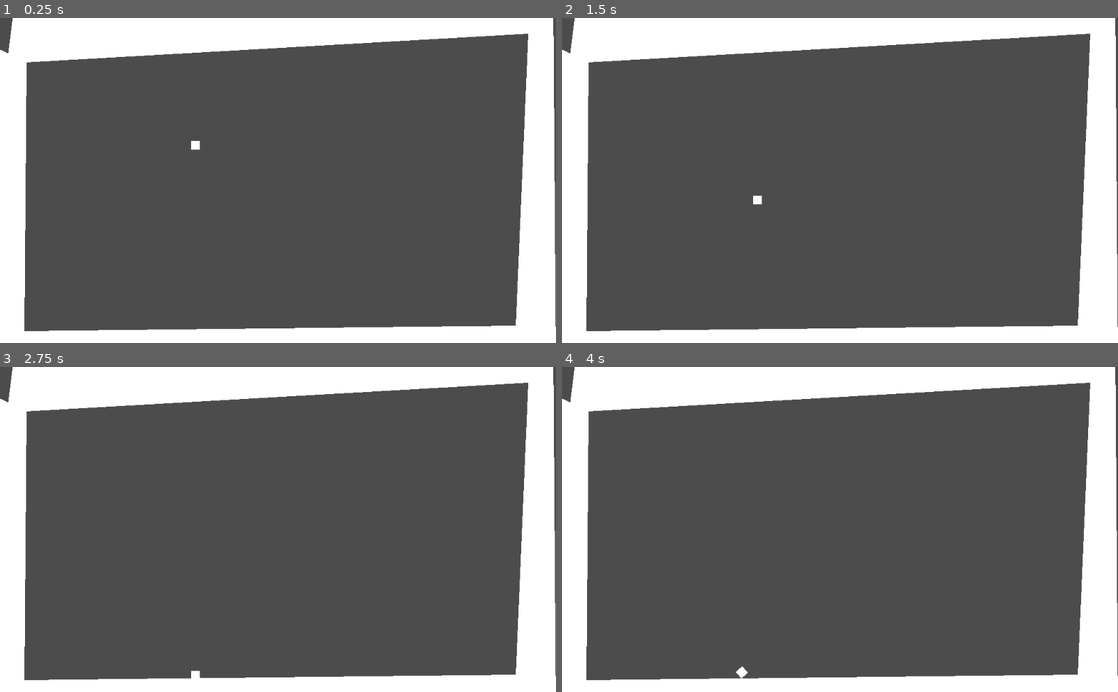
Above: before the commit, frames 1-4 (two rows, left to right).
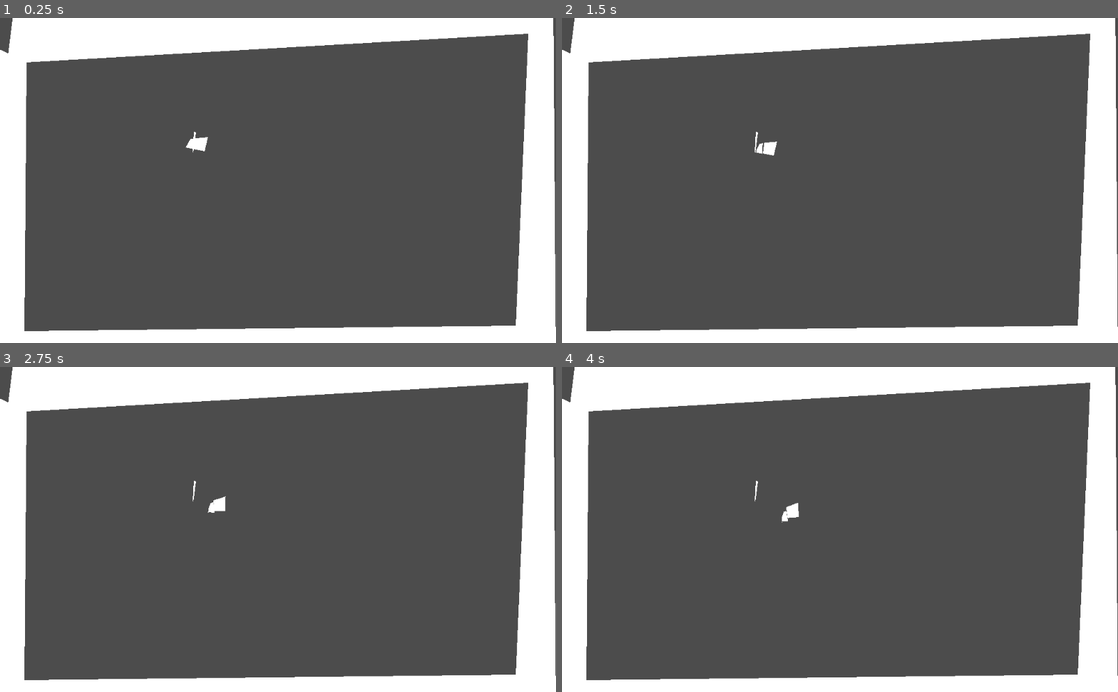
Above: after the commit, the same moments.

Repository: kennethbchen/Space-Chef-Game
Game: Godot game, scene res://Game.tscn
Same seed, same stepped clock (60 frames per second), same inputs: the game is played once before the commit and once after it.
Inputs (mouse positions are in pixels of both pictures, inside the frame that each line leads up to):
- Up to frame 1 (0.25 s): no input
- Up to frame 2 (1.5 s): move the mouse to (962, 164) at 0.52 s; click (962, 164) at 0.67 s; move the mouse to (728, 196) at 1.27 s; click (728, 196) at 1.42 s
- Up to frame 3 (2.75 s): move the mouse to (333, 458) at 2.02 s; click (333, 458) at 2.17 s
- Up to frame 4 (4 s): move the mouse to (812, 594) at 2.77 s; click (812, 594) at 2.92 s; move the mouse to (1006, 578) at 3.52 s; click (1006, 578) at 3.67 s

The runs differ from the first frame. In frame 1, 0.1% of the frame differs, in the area x 33-38%, y 35-42%; in frame 2, 0.2%, in the area x 34-39%, y 35-58%; in frame 3, 0.2%; in frame 4, 0.2%.

Commit message:
Added fracture util and rigidbody2d from fracturing library

Diff:
--- a/Game.tscn
+++ b/Game.tscn
@@ -1,25 +1,32 @@
-[gd_scene load_steps=3 format=2]
+[gd_scene load_steps=4 format=2]
 
-[ext_resource path="res://Sprites/Square.png" type="Texture" id=1]
-
-[sub_resource type="RectangleShape2D" id=1]
-extents = Vector2( 8, 8 )
+[ext_resource path="res://Libraries/polygon2d-fracture/RigidBody2D.gd" type="Script" id=1]
+[ext_resource path="res://Scripts/Game.gd" type="Script" id=3]
+[ext_resource path="res://Scenes/BaseObject.tscn" type="PackedScene" id=4]
 
 [node name="Game" type="Node2D"]
+script = ExtResource( 3 )
+base_object = ExtResource( 4 )
 
-[node name="RigidBody2D" type="RigidBody2D" parent="."]
-position = Vector2( 360, 232 )
+[node name="Walls" type="StaticBody2D" parent="."]
 
-[node name="Sprite" type="Sprite" parent="RigidBody2D"]
-texture = ExtResource( 1 )
-
-[node name="CollisionShape2D" type="CollisionShape2D" parent="RigidBody2D"]
-shape = SubResource( 1 )
-
-[node name="StaticBody2D" type="StaticBody2D" parent="."]
-
-[node name="Polygon2D" type="CollisionPolygon2D" parent="StaticBody2D"]
+[node name="Polygon2D" type="CollisionPolygon2D" parent="Walls"]
 polygon = PoolVector2Array( 49, 82, 45, 578, 950, 568, 973, 29, 13, 84, 26, -22, 1019, -34, 1024, 637, -43, 623, -15, 51 )
 
-[node name="Polygon2D2" type="Polygon2D" parent="StaticBody2D"]
+[node name="Polygon2D2" type="Polygon2D" parent="Walls"]
 polygon = PoolVector2Array( 49, 82, 45, 578, 950, 568, 973, 29, 13, 84, 26, -22, 1019, -34, 1024, 637, -43, 623, -15, 51 )
+
+[node name="CutSource" type="Polygon2D" parent="."]
+polygon = PoolVector2Array( 355, 247, 357, 210, 361, 211, 356, 249 )
+
+[node name="Objects" type="Node" parent="."]
+
+[node name="BaseObject" type="RigidBody2D" parent="Objects"]
+position = Vector2( 360, 232 )
+script = ExtResource( 1 )
+
+[node name="CollisionPolygon2D" type="CollisionPolygon2D" parent="Objects/BaseObject"]
+polygon = PoolVector2Array( -9, -9, -18, 7, 17, 14, 23, -12 )
+
+[node name="Polygon2D" type="Polygon2D" parent="Objects/BaseObject"]
+polygon = PoolVector2Array( -9, -9, -18, 7, 17, 14, 23, -12 )
--- /dev/null
+++ b/Libraries/polygon2d-fracture/FractureUtil.gd
@@ -0,0 +1,99 @@
+class_name FractureUtil
+
+
+
+
+# MIT License
+# -----------------------------------------------------------------------
+#                       This file is part of:
+#                     GODOT Polygon 2D Fracture
+#           https://github.com/SoloByte/godot-polygon2d-fracture
+# -----------------------------------------------------------------------
+# Copyright (c) 2021 David Grueneis
+#
+# Permission is hereby granted, free of charge, to any person obtaining a copy
+# of this software and associated documentation files (the "Software"), to deal
+# in the Software without restriction, including without limitation the rights
+# to use, copy, modify, merge, publish, distribute, sublicense, and/or sell
+# copies of the Software, and to permit persons to whom the Software is
+# furnished to do so, subject to the following conditions:
+#
+# The above copyright notice and this permission notice shall be included in all
+# copies or substantial portions of the Software.
+#
+# THE SOFTWARE IS PROVIDED "AS IS", WITHOUT WARRANTY OF ANY KIND, EXPRESS OR
+# IMPLIED, INCLUDING BUT NOT LIMITED TO THE WARRANTIES OF MERCHANTABILITY,
+# FITNESS FOR A PARTICULAR PURPOSE AND NONINFRINGEMENT. IN NO EVENT SHALL THE
+# AUTHORS OR COPYRIGHT HOLDERS BE LIABLE FOR ANY CLAIM, DAMAGES OR OTHER
+# LIABILITY, WHETHER IN AN ACTION OF CONTRACT, TORT OR OTHERWISE, ARISING FROM,
+# OUT OF OR IN CONNECTION WITH THE SOFTWARE OR THE USE OR OTHER DEALINGS IN THE
+# SOFTWARE.
+
+
+# Compilation of code from SoloByte's Godot Fracturing Library
+# https://github.com/SoloByte/godot-polygon2d-fracture
+
+var polyFracture = PolygonFracture.new()
+
+var base_object
+
+func _ready():
+	pass
+
+func init(base_obj):
+	base_object = base_obj
+
+func cutSourcePolygons(object_parent: Node, cut_pos : Vector2, cut_shape : PoolVector2Array, cut_rot : float, cut_force : float = 0.0, fade_speed : float = 2.0) -> void:
+
+	for source in object_parent.get_children():
+		var source_polygon : PoolVector2Array = source.get_polygon()
+		var total_area : float = PolygonLib.getPolygonArea(source_polygon)
+
+		var source_trans : Transform2D = source.get_global_transform()
+		var cut_trans := Transform2D(cut_rot, cut_pos)
+
+		var s_lin_vel := Vector2.ZERO
+		var s_ang_vel : float = 0.0
+		var s_mass : float = 0.0
+
+		if source is RigidBody2D:
+			s_lin_vel = source.linear_velocity
+			s_ang_vel = source.angular_velocity
+			s_mass = source.mass
+
+
+		var cut_fracture_info : Dictionary = polyFracture.cutFracture(source_polygon, cut_shape, source_trans, cut_trans, .05, .05, 0.01, 1)
+
+		if cut_fracture_info.shapes.size() <= 0 and cut_fracture_info.fractures.size() <= 0:
+			continue
+
+#		for fracture in cut_fracture_info.fractures:
+#			for fracture_shard in fracture:
+#				var area_p : float = fracture_shard.area / total_area
+#
+#				spawnFractureBody(fracture_shard, source.getTextureInfo(), s_mass * area_p)
+
+
+		for shape in cut_fracture_info.shapes:
+
+			var area_p : float = shape.area / total_area
+			var mass : float = s_mass * area_p
+			var dir : Vector2 = (shape.spawn_pos - cut_pos).normalized()
+
+			_spawnRigidBody2D( object_parent, shape, source.modulate, s_lin_vel + dir * cut_force, s_ang_vel, mass, cut_pos, source.getTextureInfo())
+
+		source.queue_free()
+
+func _spawnRigidBody2D(object_parent: Node, shape_info : Dictionary, color : Color, lin_vel : Vector2, ang_vel : float, mass : float, cut_pos : Vector2, texture_info : Dictionary):
+	var instance = base_object.instance()
+	print(instance)
+	object_parent.add_child(instance)
+	instance.global_position = shape_info.spawn_pos
+	instance.global_rotation = shape_info.spawn_rot
+	instance.set_polygon(shape_info.centered_shape)
+	instance.modulate = color
+	instance.linear_velocity = lin_vel
+	instance.angular_velocity = ang_vel
+	instance.mass = mass
+	instance.setTexture(PolygonLib.setTextureOffset(texture_info, shape_info.centroid))
+	pass
--- /dev/null
+++ b/Libraries/polygon2d-fracture/RigidBody2D.gd
@@ -0,0 +1,99 @@
+extends RigidBody2D
+
+
+
+
+# MIT License
+# -----------------------------------------------------------------------
+#                       This file is part of:
+#                     GODOT Polygon 2D Fracture
+#           https://github.com/SoloByte/godot-polygon2d-fracture
+# -----------------------------------------------------------------------
+# Copyright (c) 2021 David Grueneis
+#
+# Permission is hereby granted, free of charge, to any person obtaining a copy
+# of this software and associated documentation files (the "Software"), to deal
+# in the Software without restriction, including without limitation the rights
+# to use, copy, modify, merge, publish, distribute, sublicense, and/or sell
+# copies of the Software, and to permit persons to whom the Software is
+# furnished to do so, subject to the following conditions:
+#
+# The above copyright notice and this permission notice shall be included in all
+# copies or substantial portions of the Software.
+#
+# THE SOFTWARE IS PROVIDED "AS IS", WITHOUT WARRANTY OF ANY KIND, EXPRESS OR
+# IMPLIED, INCLUDING BUT NOT LIMITED TO THE WARRANTIES OF MERCHANTABILITY,
+# FITNESS FOR A PARTICULAR PURPOSE AND NONINFRINGEMENT. IN NO EVENT SHALL THE
+# AUTHORS OR COPYRIGHT HOLDERS BE LIABLE FOR ANY CLAIM, DAMAGES OR OTHER
+# LIABILITY, WHETHER IN AN ACTION OF CONTRACT, TORT OR OTHERWISE, ARISING FROM,
+# OUT OF OR IN CONNECTION WITH THE SOFTWARE OR THE USE OR OTHER DEALINGS IN THE
+# SOFTWARE.
+
+
+
+
+export(Vector2) var rand_linear_velocity_range = Vector2(750.0, 1000.0)
+#export(Vector2) var rand_angular_velocity_range = Vector2(-10.0, 10.0)
+export(float) var radius : float = 250.0
+export(int, 0, 5, 1) var smoothing : int = 1
+
+export(bool) var placed_in_level : bool = false
+export(bool) var randomize_texture_properties : bool = true
+export(Texture) var poly_texture
+
+
+
+
+onready var _polygon2d := $Polygon2D
+onready var _line2d := $Polygon2D/Line2D
+onready var _col_polygon2d := $CollisionPolygon2D
+onready var _rng := RandomNumberGenerator.new()
+
+
+
+func _ready() -> void:
+	_rng.randomize()
+	if placed_in_level:
+		var poly = PolygonLib.createCirclePolygon(radius, smoothing)
+		setPolygon(poly)
+
+		linear_velocity = Vector2.RIGHT.rotated(PI * 2.0 * _rng.randf()) * _rng.randf_range(rand_linear_velocity_range.x, rand_linear_velocity_range.y)
+
+		_polygon2d.texture = poly_texture
+		if randomize_texture_properties:
+			var rand_scale : float = _rng.randf_range(0.5, 2.0)
+			_polygon2d.texture_scale = Vector2(rand_scale, rand_scale)
+			_polygon2d.texture_rotation = _rng.randf_range(0.0, PI * 2.0)
+			_polygon2d.texture_offset = Vector2(_rng.randf_range(-500, 500), _rng.randf_range(-500, 500))
+
+
+
+func getGlobalRotPolygon() -> float:
+	return _polygon2d.global_rotation
+
+func setPolygon(poly : PoolVector2Array) -> void:
+	_polygon2d.set_polygon(poly)
+	_col_polygon2d.set_polygon(poly)
+	poly.append(poly[0])
+
+
+func setTexture(texture_info : Dictionary) -> void:
+	_polygon2d.texture = texture_info.texture
+	_polygon2d.texture_scale = texture_info.scale
+	_polygon2d.texture_offset = texture_info.offset
+	_polygon2d.texture_rotation = texture_info.rot
+
+
+func getTextureInfo() -> Dictionary:
+	return {"texture" : _polygon2d.texture, "rot" : _polygon2d.texture_rotation, "offset" : _polygon2d.texture_offset, "scale" : _polygon2d.texture_scale}
+
+
+func getPolygon() -> PoolVector2Array:
+	return _polygon2d.get_polygon()
+
+
+func get_polygon() -> PoolVector2Array:
+	return getPolygon()
+
+func set_polygon(poly : PoolVector2Array) -> void:
+	setPolygon(poly)
--- /dev/null
+++ b/Scenes/BaseObject.tscn
@@ -0,0 +1,13 @@
+[gd_scene load_steps=3 format=2]
+
+[ext_resource path="res://Sprites/Square.png" type="Texture" id=1]
+[ext_resource path="res://Libraries/polygon2d-fracture/RigidBody2D.gd" type="Script" id=2]
+
+[node name="BaseObject" type="RigidBody2D"]
+position = Vector2( 360, 232 )
+script = ExtResource( 2 )
+
+[node name="CollisionPolygon2D" type="CollisionPolygon2D" parent="."]
+
+[node name="Polygon2D" type="Polygon2D" parent="."]
+texture = ExtResource( 1 )
--- /dev/null
+++ b/Scripts/CuttableObject.gd
@@ -0,0 +1,27 @@
+extends RigidBody2D
+
+
+onready var collision_polygon2d = $CollisionPolygon2D
+onready var polygon2d = $Polygon2D
+
+export(Texture) var poly_texture
+
+# Called when the node enters the scene tree for the first time.
+func _ready():
+	pass # Replace with function body.
+
+func get_polygon() -> PoolVector2Array:
+	return polygon2d.get_polygon()
+
+func set_polygon(poly : PoolVector2Array) -> void:
+	collision_polygon2d.set_polygon(poly)
+	polygon2d.set_polygon(poly)
+
+func getTextureInfo() -> Dictionary:
+	return {"texture" : polygon2d.texture, "rot" : polygon2d.texture_rotation, "offset" : polygon2d.texture_offset, "scale" : polygon2d.texture_scale}
+
+func setTexture(texture_info : Dictionary) -> void:
+	polygon2d.texture = texture_info.texture
+	polygon2d.texture_scale = texture_info.scale
+	polygon2d.texture_offset = texture_info.offset
+	polygon2d.texture_rotation = texture_info.rot
--- /dev/null
+++ b/Scripts/Game.gd
@@ -0,0 +1,39 @@
+extends Node2D
+
+
+onready var object = $Object
+
+onready var cut_source = $CutSource
+
+onready var fracture_util = FractureUtil.new()
+
+onready var polygon_fracture = PolygonFracture.new()
+
+onready var objects = $Objects
+
+export(PackedScene) var base_object
+
+# Called when the node enters the scene tree for the first time.
+func _ready():
+	fracture_util.init(base_object)
+	pass # Replace with function body.
+
+func _input(event: InputEvent):
+
+	if event is InputEventMouseButton:
+		if event.button_index == 1 and event.pressed:
+			_cut()
+
+
+func _cut():
+	var cut_rot = 0
+	var cut_pos = cut_source.position
+
+	var cut_shape = cut_source.polygon
+
+
+	var cut_force = 20
+
+	fracture_util.cutSourcePolygons(objects, cut_pos, cut_shape, cut_rot, cut_force)
+
+	pass
--- a/project.godot
+++ b/project.godot
@@ -9,6 +9,11 @@
 config_version=4
 
 _global_script_classes=[ {
+"base": "Reference",
+"class": "FractureUtil",
+"language": "GDScript",
+"path": "res://Libraries/polygon2d-fracture/FractureUtil.gd"
+}, {
 "base": "Reference",
 "class": "PolygonFracture",
 "language": "GDScript",
@@ -25,6 +30,7 @@
 "path": "res://Libraries/polygon2d-fracture/PolygonRestorer.gd"
 } ]
 _global_script_class_icons={
+"FractureUtil": "",
 "PolygonFracture": "",
 "PolygonLib": "",
 "PolygonRestorer": ""
@@ -39,6 +45,7 @@
 [physics]
 
 common/enable_pause_aware_picking=true
+2d/default_gravity=0
 
 [rendering]
 
